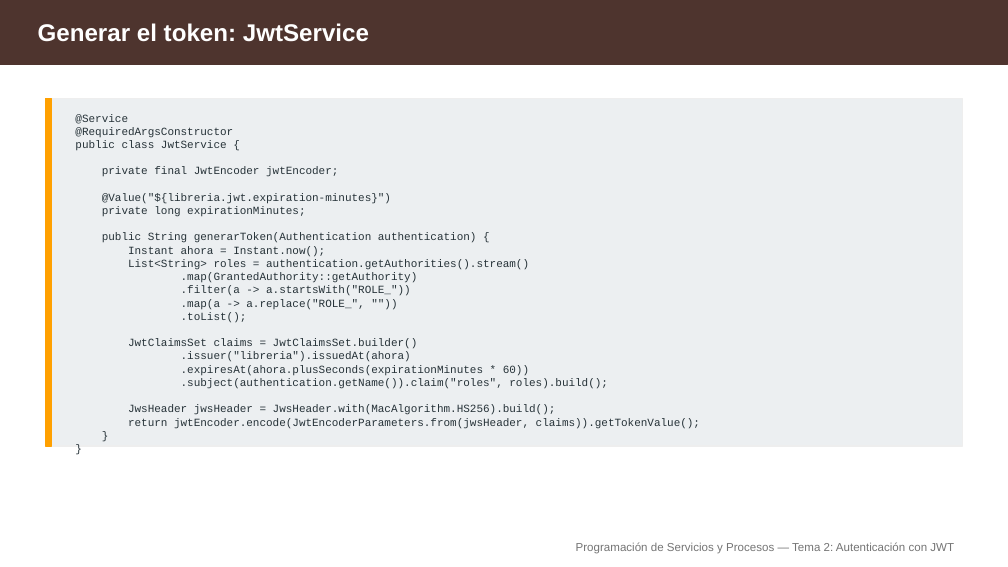
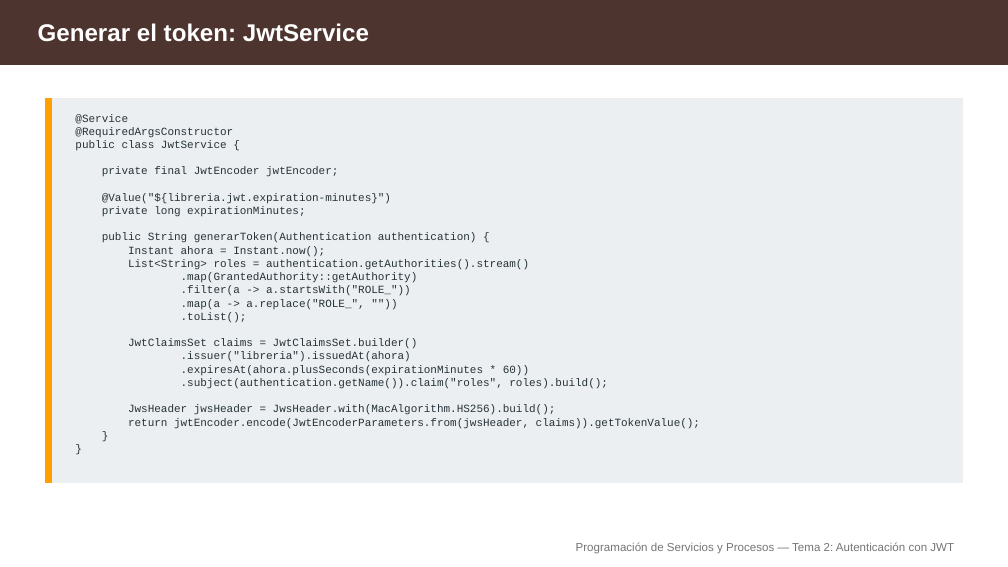
Before and after one commit to aitorventura/programacion-servicios-procesos, a slide deck: slide 22 of tema2/diapositivas/autenticacion-jwt.pptx. Drawn at 1008x567 pixels with LibreOffice and Linux fonts; fonts in the diff are those of the drawing. Boxes give left, top, right and bottom in pixels: in the first picture for what was removed or moved away, otherwise in the second. Text is boxed around its words. In the diff, an @@ line names an element or a change of style, - is before the commit and + after.

```diff
--- a/tema2/diapositivas/autenticacion-jwt.pptx
+++ b/tema2/diapositivas/autenticacion-jwt.pptx
@@ rectangle resized from (x1=45, y1=98, x2=963, y2=446) to (x1=45, y1=98, x2=963, y2=482) @@
@@ rectangle resized from (x1=45, y1=98, x2=51, y2=446) to (x1=45, y1=98, x2=51, y2=482) @@
```
Also in this commit, not shown: 5 other slides changed, 7 other files.
